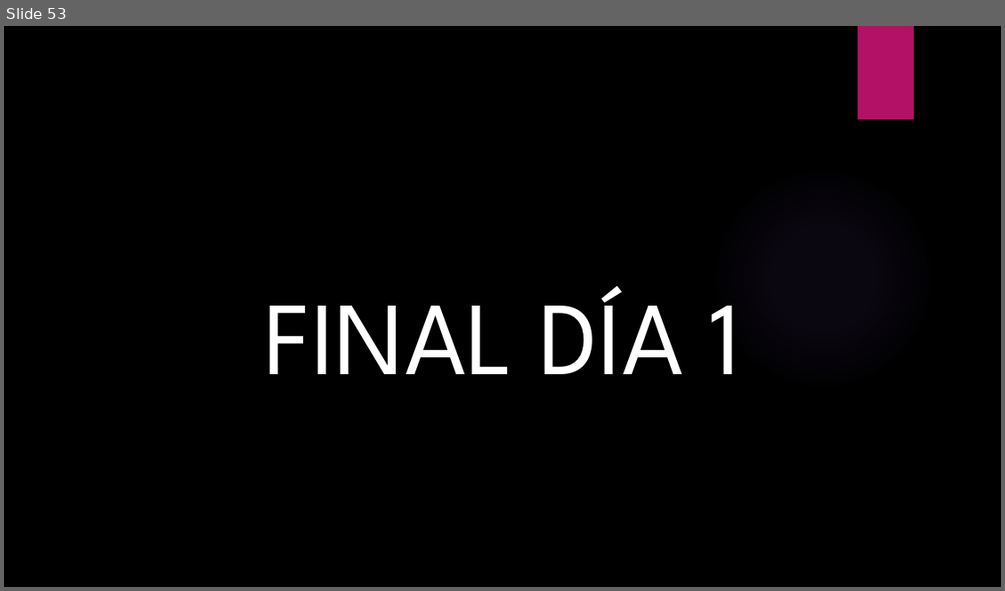
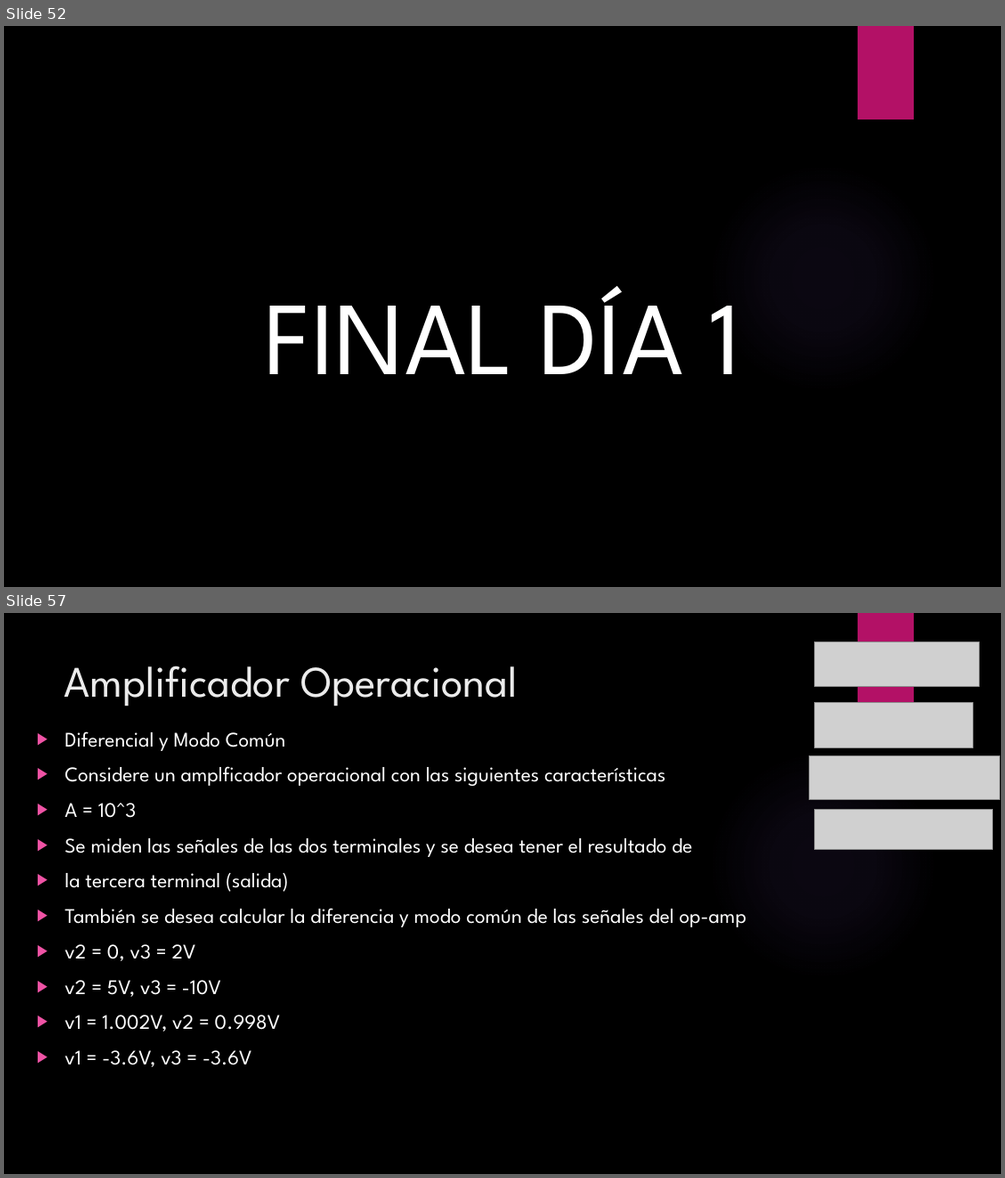
Before and after one commit to ulatinaedupa/ElectronicsII, a slide deck: Presentación/Electronica II.pptx. Shown one above the other, each under a label of ours: slide 53 before the commit, slides 52 and 57 after it; the slides between them are not shown. The pictures are 1005x591 and 1005x1178 pixels, drawn with LibreOffice and Linux fonts; fonts in the diff are those of the drawing; grey boxes stand for pictures; background and template pictures are left out. Boxes give left, top, right and bottom in pixels: in the first picture for what was removed or moved away, otherwise in the second. Text is boxed around its words. In the diff, an @@ line names an element or a change of style, - is before the commit and + after.

```diff
--- a/Presentación/Electronica II.pptx
+++ b/Presentación/Electronica II.pptx
@@ slide 57 added at [4,613,1001,1174], background picture (left out); not listed: 2 template elements that a slide beside it also shows @@
@@ title added at [65,666,518,706], 42 pt, text #EBEBEB @@
+Amplificador Operacional
@@ picture added at [815,642,979,686] @@
@@ picture added at [815,703,973,747] @@
@@ text added at [65,731,746,1067], 20 pt, text #FFFFFF @@
+▶ Diferencial y Modo Común
+▶ Considere un amplficador operacional con las siguientes características
+▶ A = 10^3
+▶ Se miden las señales de las dos terminales y se desea tener el resultado de
+▶ la tercera terminal (salida)
+▶ También se desea calcular la diferencia y modo común de las señales del op-amp
+▶ v2 = 0, v3 = 2V
+▶ v2 = 5V, v3 = -10V
+▶ v1 = 1.002V, v2 = 0.998V
+▶ v1 = -3.6V, v3 = -3.6V
@@ picture added at [809,756,1000,800] @@
@@ picture added at [815,809,993,850] @@
@@ what was slide 53 is now slide 52 @@
```
Also in this commit, not shown: 4 slides changed, 24 other slides added, 12 slides removed, 3 other files.
